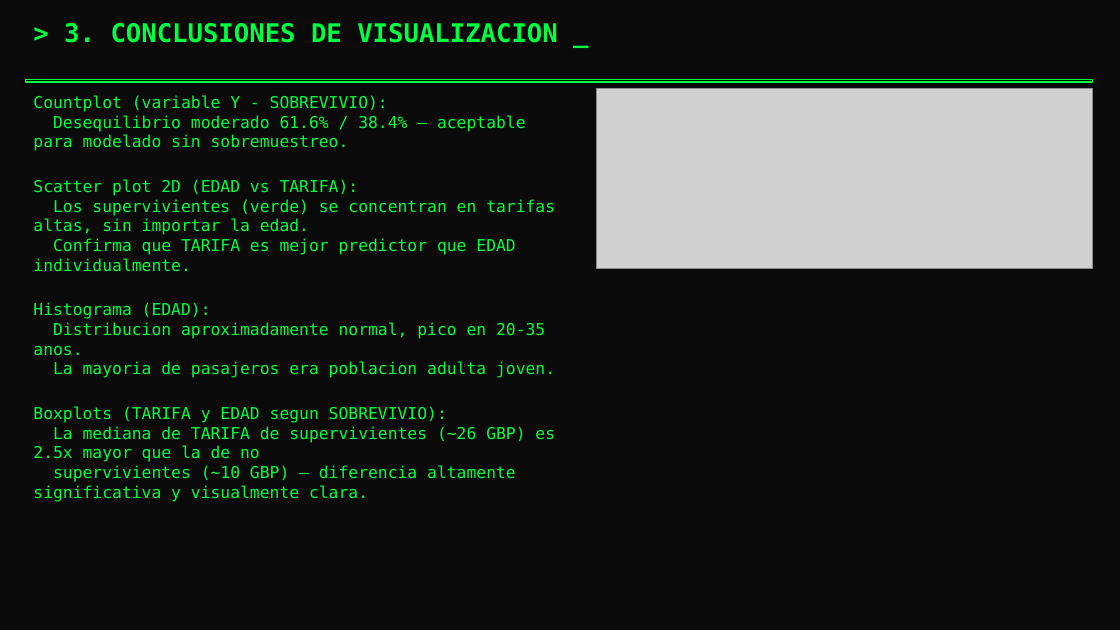
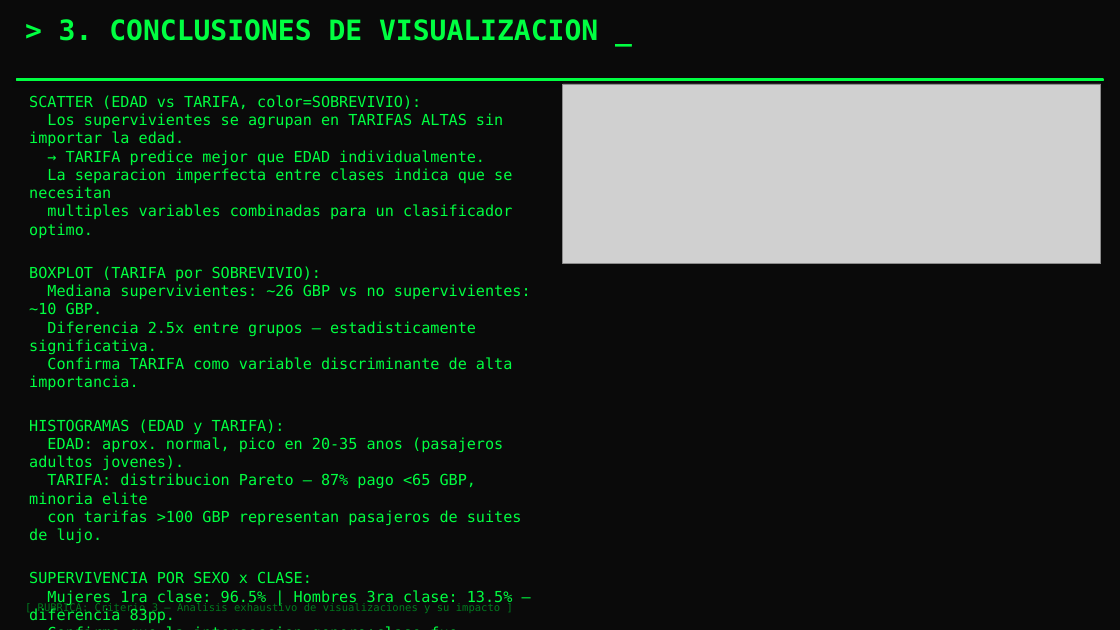
Before and after one commit to kennypallchizaca-coder/Inteligencia-Artificial, a slide deck: slide 4 of reports/Presentacion_EDA_Titanic.pptx. Drawn at 1120x630 pixels with LibreOffice and Linux fonts; fonts in the diff are those of the drawing; grey boxes stand for pictures. Boxes give left, top, right and bottom in pixels: in the first picture for what was removed or moved away, otherwise in the second. Text is boxed around its words. In the diff, an @@ line names an element or a change of style, - is before the commit and + after.

```diff
--- a/reports/Presentacion_EDA_Titanic.pptx
+++ b/reports/Presentacion_EDA_Titanic.pptx
@@ text "> 3. CONCLUSIONES DE VISUALIZACION ..." at (x1=59, y1=19, x2=598, y2=41): size 22 to 24 pt @@
@@ rectangle resized from (x1=25, y1=80, x2=1092, y2=82) to (x1=17, y1=79, x2=1103, y2=81) @@
@@ rectangle at (x1=17, y1=79, x2=1103, y2=81): outline #00FF41 1 pt to #00FF41 1.2 pt @@
@@ picture resized from (x1=597, y1=88, x2=1092, y2=268) to (x1=563, y1=84, x2=1101, y2=264) @@
@@ text at (x1=29, y1=95, x2=531, y2=623): text changed; size 14 to 13 pt @@
-Countplot (variable Y - SOBREVIVIO):
-Desequilibrio moderado 61.6% / 38.4% — aceptable para modelado sin sobremuestreo.
-Scatter plot 2D (EDAD vs TARIFA):
-Los supervivientes (verde) se concentran en tarifas altas, sin importar la edad.
-Confirma que TARIFA es mejor predictor que EDAD individualmente.
-Histograma (EDAD):
-Distribucion aproximadamente normal, pico en 20-35 anos.
-La mayoria de pasajeros era poblacion adulta joven.
-Boxplots (TARIFA y EDAD segun SOBREVIVIO):
-La mediana de TARIFA de supervivientes (~26 GBP) es 2.5x mayor que la de no
-supervivientes (~10 GBP) — diferencia altamente significativa y visualmente clara.
+SCATTER (EDAD vs TARIFA, color=SOBREVIVIO):
+Los supervivientes se agrupan en TARIFAS ALTAS sin importar la edad.
+→ TARIFA predice mejor que EDAD individualmente.
+La separacion imperfecta entre clases indica que se necesitan
+multiples variables combinadas para un clasificador optimo.
+BOXPLOT (TARIFA por SOBREVIVIO):
+Mediana supervivientes: ~26 GBP vs no supervivientes: ~10 GBP.
+Diferencia 2.5x entre grupos — estadisticamente significativa.
+Confirma TARIFA como variable discriminante de alta importancia.
+HISTOGRAMAS (EDAD y TARIFA):
+EDAD: aprox. normal, pico en 20-35 anos (pasajeros adultos jovenes).
+TARIFA: distribucion Pareto — 87% pago <65 GBP, minoria elite
+con tarifas >100 GBP representan pasajeros de suites de lujo.
+SUPERVIVENCIA POR SEXO x CLASE:
+Mujeres 1ra clase: 96.5% | Hombres 3ra clase: 13.5% — diferencia 83pp.
+Confirma que la interseccion genero+clase fue determinante.
@@ text added at (x1=38, y1=602, x2=500, y2=613), 9 pt, text #007A1E @@
+[ RUBRICA: Criterio 3 — Analisis exhaustivo de visualizaciones y su impacto ]
```
Also in this commit, not shown: 6 other slides changed, 1 slide added, 1 slide removed.
